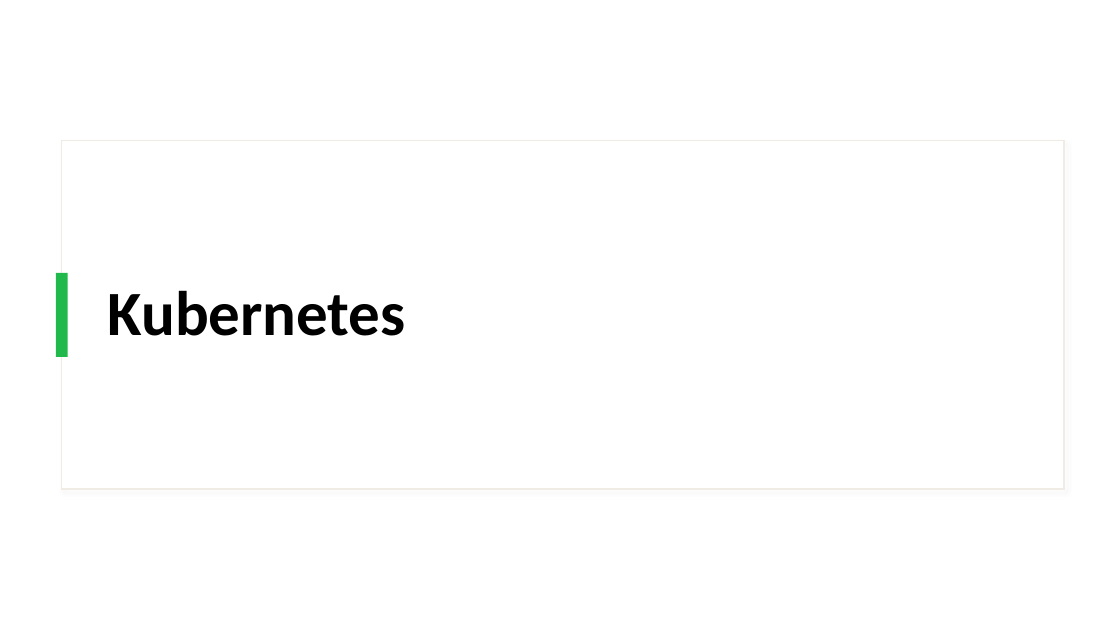
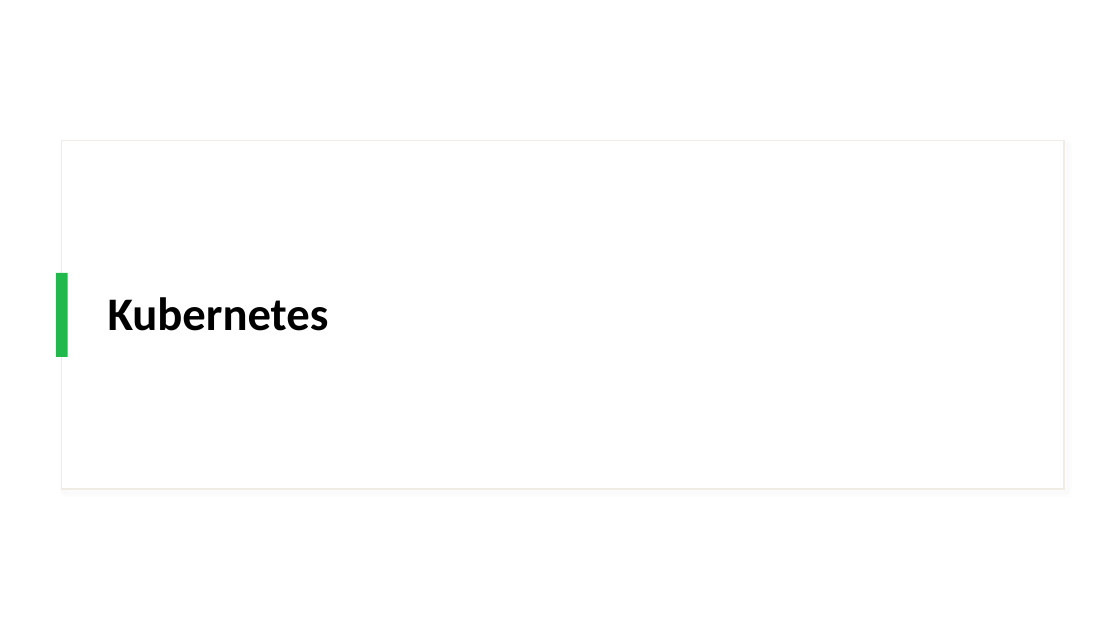
Before and after one commit to IPSSIASIDEV2/Jedy-DockerKubernetes-Formation, a slide deck: slide 29 of Cours/Cours.pptx (slide 31 before the commit). Drawn at 1120x630 pixels with LibreOffice and Linux fonts; fonts in the diff are those of the drawing. Boxes give left, top, right and bottom in pixels: in the first picture for what was removed or moved away, otherwise in the second. Text is boxed around its words. In the diff, an @@ line names an element or a change of style, - is before the commit and + after.

```diff
--- a/Cours/Cours.pptx
+++ b/Cours/Cours.pptx
@@ title "Kubernetes" at <box>108,297,329,331</box>: size 54 to 40 pt @@
```
Also in this commit, not shown: 8 other slides changed, 2 slides removed, 4 other files.
